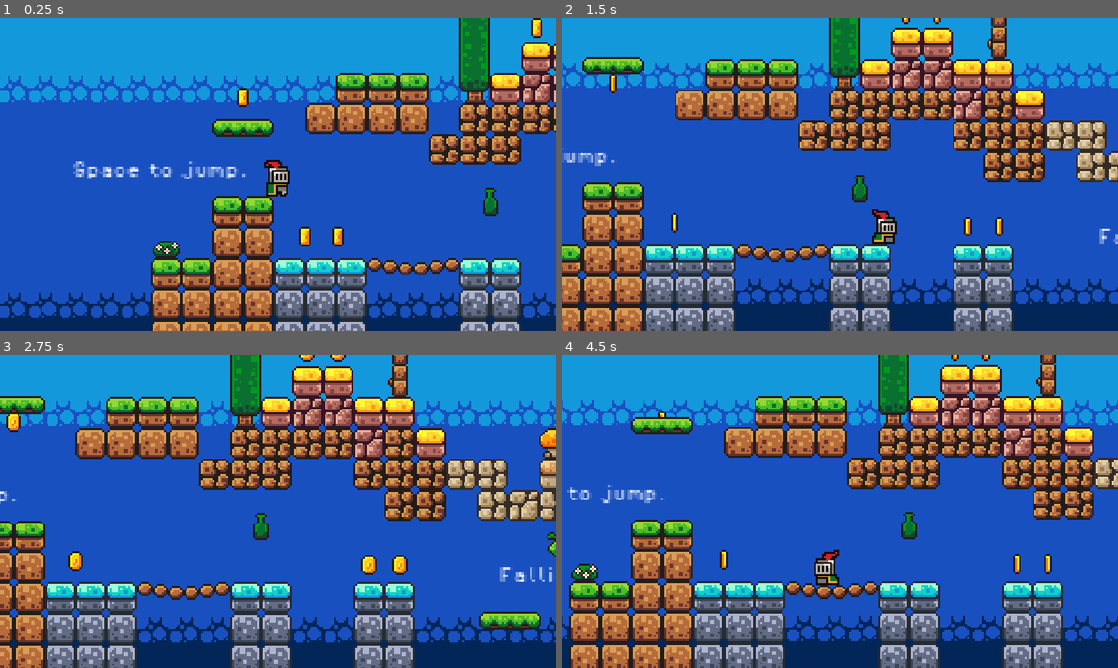
Above: before the commit, frames 1-4 (two rows, left to right).
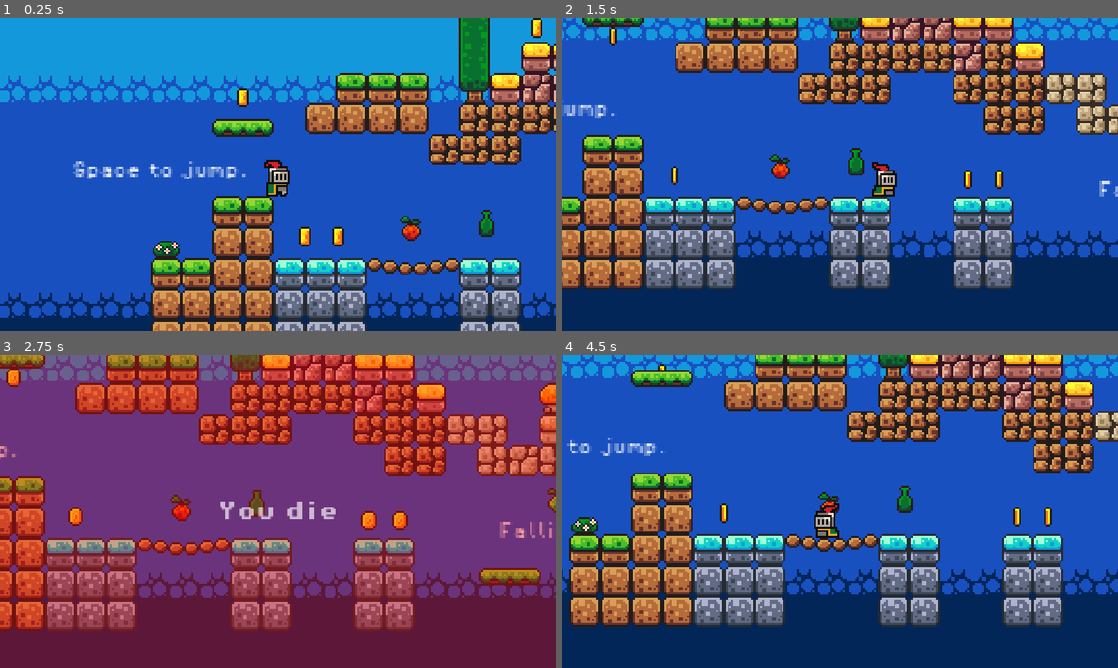
Above: after the commit, the same moments.

Repository: ysihan42-create/godot-indie-game-practice
Game: Godot game, scene res://scenes/game.tscn
The game is run twice, just before and just after one commit, with the same random seed, the same clock (stepped at 60 frames per second) and the same inputs.
Inputs:
- Up to frame 1 (0.25 s): no input
- Up to frame 2 (1.5 s): hold Right (move_right) from 0.53 s (still down); tap J (attack) at 0.6, 1.35 s; tap Space (jump) at 0.77 s
- Up to frame 3 (2.75 s): tap Space (jump) at 1.52 s; release Right (move_right) at 2.03 s; hold Left (move_left) from 2.03 s (still down); tap J (attack) at 2.1 s
- Up to frame 4 (4.5 s): release Left (move_left) at 2.78 s; hold Right (move_right) 2.78-4.28 s; tap J (attack) at 2.85, 3.6, 4.35 s; tap Space (jump) at 3.02, 3.77 s; hold Left (move_left) from 4.28 s (still down)

The runs differ from the first frame. In frame 1, 0.6% of the frame differs, in the area x 72-90%, y 54-72%; in frame 2, 63%; in frame 3, 100%, in the area x 0-100%, y 0-100%; in frame 4, 63%.

Commit message:
Add full-screen You die red fade overlay

Diff:
--- a/scenes/game.tscn
+++ b/scenes/game.tscn
@@ -461,7 +461,7 @@
 [node name="Camera2D" type="Camera2D" parent="Player" unique_id=717850343]
 position = Vector2(0, -8)
 zoom = Vector2(4, 4)
-limit_bottom = 125
+limit_bottom = 150
 limit_smoothed = true
 position_smoothing_enabled = true
 
@@ -611,7 +611,7 @@
 [node name="Pickups" type="Node" parent="." unique_id=90000020]
 
 [node name="GreenPotion" parent="Pickups" unique_id=90000021 instance=ExtResource("7_potion")]
-position = Vector2(176, 50)
+position = Vector2(174, 61)
 
 [node name="YellowPotion" parent="Pickups" unique_id=90000022 instance=ExtResource("7_potion")]
 position = Vector2(600, 72)
@@ -637,5 +637,35 @@
 fruit_type = 4
 
 [node name="RedApple" parent="Pickups" unique_id=90000029 instance=ExtResource("9_fruit")]
-position = Vector2(1500, -20)
+position = Vector2(135, 64)
 fruit_type = 9
+
+[node name="DeathOverlay" type="CanvasLayer" parent="." unique_id=90000300]
+layer = 10
+
+[node name="DeathScreen" type="Control" parent="DeathOverlay" unique_id=90000301]
+unique_name_in_owner = true
+anchor_right = 1.0
+anchor_bottom = 1.0
+mouse_filter = 2
+visible = false
+
+[node name="ColorRect" type="ColorRect" parent="DeathOverlay/DeathScreen" unique_id=90000302]
+anchor_right = 1.0
+anchor_bottom = 1.0
+color = Color(1, 0, 0, 0.55)
+
+[node name="Label" type="Label" parent="DeathOverlay/DeathScreen" unique_id=90000303]
+anchor_left = 0.5
+anchor_top = 0.5
+anchor_right = 0.5
+anchor_bottom = 0.5
+offset_left = -250.0
+offset_top = -60.0
+offset_right = 250.0
+offset_bottom = 60.0
+theme_override_fonts/font = ExtResource("2_0tnpc")
+theme_override_font_sizes/font_size = 40
+text = "You die"
+horizontal_alignment = 1
+vertical_alignment = 1
--- a/scripts/game_manager.gd
+++ b/scripts/game_manager.gd
@@ -4,6 +4,7 @@
 var is_dying := false
 
 @onready var score_label: Label = $ScoreLabel
+@onready var death_screen: Control = %DeathScreen
 
 func add_point(amount: int = 1):
 	score += amount
@@ -17,6 +18,14 @@
 	Engine.time_scale = 0.5
 	if body.has_node("CollisionShape2D"):
 		body.get_node("CollisionShape2D").queue_free()
+	_show_death_screen()
 	await get_tree().create_timer(0.6).timeout
 	Engine.time_scale = 1.0
 	get_tree().reload_current_scene()
+
+
+func _show_death_screen() -> void:
+	death_screen.visible = true
+	death_screen.modulate = Color(1, 1, 1, 1)
+	var tween := create_tween()
+	tween.tween_property(death_screen, "modulate:a", 0.0, 0.55)
